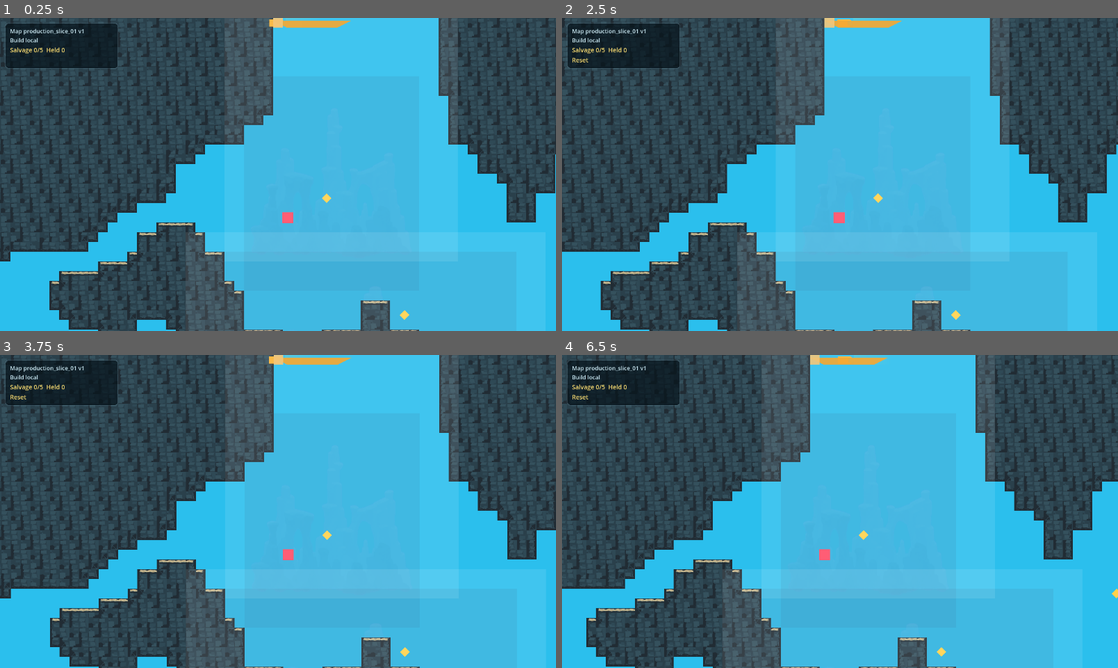
Above: before the commit, frames 1-4 (two rows, left to right).
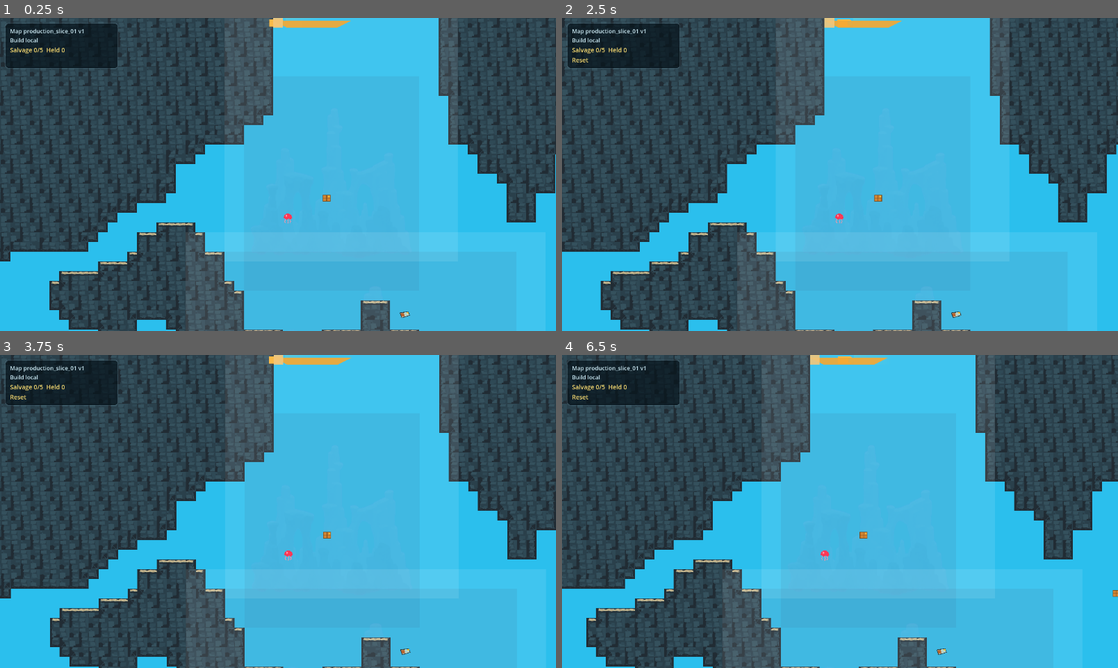
Above: after the commit, the same moments.

Repository: joeypshell/oceangame2
Game: Godot game, scene res://scenes/main/Main.tscn
Same seed, same stepped clock (60 frames per second), same inputs: the game is played once before the commit and once after it.
Inputs:
- Up to frame 1 (0.25 s): no input
- Up to frame 2 (2.5 s): tap Enter at 0.5 s; hold Right (ui_right) 0.53-1.28 s; tap R at 0.6, 1.35, 2.1 s; hold Down (ui_down) 1.28-2.03 s; hold Right (ui_right) from 2.03 s (still down)
- Up to frame 3 (3.75 s): release Right (ui_right) at 2.78 s; hold Up (ui_up) 2.78-3.53 s; tap R at 2.85, 3.6 s; tap Space at 3.5 s; hold Left (ui_left) from 3.53 s (still down)
- Up to frame 4 (6.5 s): tap R at 4.35, 5.1, 5.85 s; release Left (ui_left) at 5.03 s; hold Down (ui_down) 5.03-5.78 s; hold Right (ui_right) from 5.78 s (still down)

The runs differ from the first frame. In frame 1, 0.1% of the frame differs, in the area x 50-74%, y 56-97%; in frame 2, 0.1%; in frame 3, 0.1%; in frame 4, 0.2%, in the area x 46-100%, y 56-97%.

Commit message:
Add readable salvage and hazard props

Diff:
--- a/scripts/world/greybox_world.gd
+++ b/scripts/world/greybox_world.gd
@@ -8,7 +8,11 @@
 const COLOR_BACKGROUND := Color(0.08, 0.39, 0.58, 0.18)
 const COLOR_MARKER := Color(1.0, 1.0, 1.0, 0.10)
 const COLOR_SALVAGE := Color(1.0, 0.80, 0.22, 1.0)
+const COLOR_SALVAGE_DARK := Color(0.48, 0.30, 0.11, 1.0)
+const COLOR_SALVAGE_METAL := Color(0.72, 0.83, 0.78, 1.0)
 const COLOR_HAZARD := Color(1.0, 0.22, 0.34, 1.0)
+const COLOR_HAZARD_DARK := Color(0.40, 0.04, 0.10, 1.0)
+const COLOR_HAZARD_LIGHT := Color(1.0, 0.58, 0.66, 1.0)
 const SOURCE_LAYER_ALPHA := 0.08
 const BACKGROUND_ART_ALPHA := 0.26
 
@@ -551,10 +555,18 @@
 		elif entity_type == "salvage":
 			_salvage_entities.append(entity)
 			var salvage_id := str(entity.get("id", "Salvage"))
-			_salvage_nodes_by_id[salvage_id] = _add_diamond(salvage_id, center, COLOR_SALVAGE, 16.0)
+			var salvage_node := _add_salvage_prop(salvage_id, center, str(entity.get("kind", "crate")))
+			_salvage_nodes_by_id[salvage_id] = salvage_node
+			if show_debug_overlay:
+				var debug_marker := _add_local_polygon(salvage_node, "DebugDiamond", _diamond_points(16.0), Color(1.0, 0.80, 0.22, 0.35))
+				debug_marker.z_index = 20
 		elif entity_type == "hazard":
 			_hazard_entities.append(entity)
-			_add_marker(entity.get("id", "Hazard"), center, COLOR_HAZARD, 18.0)
+			var hazard_id := str(entity.get("id", "Hazard"))
+			var hazard_node := _add_hazard_prop(hazard_id, center, str(entity.get("kind", "mine")))
+			if show_debug_overlay:
+				var debug_marker := _add_local_polygon(hazard_node, "DebugMarker", _rect_points(Vector2(18, 18)), Color(1.0, 0.22, 0.34, 0.35))
+				debug_marker.z_index = 20
 
 
 func _has_entity_type(entities: Array, entity_type: String) -> bool:
@@ -685,6 +697,167 @@
 	return poly
 
 
+func _add_salvage_prop(marker_name: String, center: Vector2, kind: String) -> Node2D:
+	var root := Node2D.new()
+	root.name = marker_name
+	root.position = center
+	root.z_index = 8
+	_marker_root.add_child(root)
+
+	match kind:
+		"wreck_fragment":
+			_add_wreck_fragment_prop(root)
+		"relic":
+			_add_relic_prop(root)
+		_:
+			_add_crate_prop(root)
+	return root
+
+
+func _add_crate_prop(root: Node2D) -> void:
+	_add_local_polygon(root, "CrateBody", _rect_points(Vector2(24, 20)), Color(0.82, 0.52, 0.20, 1.0))
+	_add_local_line(root, "CrateOutline", _closed_rect_points(Vector2(24, 20)), COLOR_SALVAGE_DARK, 2.0)
+	_add_local_line(root, "CrateBandHorizontal", PackedVector2Array([Vector2(-12, 0), Vector2(12, 0)]), COLOR_SALVAGE_DARK, 2.0)
+	_add_local_line(root, "CrateBandVertical", PackedVector2Array([Vector2(0, -10), Vector2(0, 10)]), COLOR_SALVAGE_DARK, 2.0)
+	_add_local_polygon(root, "CrateGlint", PackedVector2Array([Vector2(5, -8), Vector2(10, -8), Vector2(10, -4), Vector2(5, -4)]), COLOR_SALVAGE)
+
+
+func _add_wreck_fragment_prop(root: Node2D) -> void:
+	_add_local_polygon(root, "FragmentBody", PackedVector2Array([
+		Vector2(-15, -7),
+		Vector2(12, -11),
+		Vector2(17, 1),
+		Vector2(-9, 9),
+	]), COLOR_SALVAGE_METAL)
+	_add_local_polygon(root, "FragmentRust", PackedVector2Array([
+		Vector2(-13, -5),
+		Vector2(-2, -7),
+		Vector2(0, 3),
+		Vector2(-10, 6),
+	]), Color(0.73, 0.39, 0.17, 1.0))
+	_add_local_line(root, "FragmentEdge", PackedVector2Array([
+		Vector2(-15, -7),
+		Vector2(12, -11),
+		Vector2(17, 1),
+		Vector2(-9, 9),
+		Vector2(-15, -7),
+	]), Color(0.16, 0.23, 0.25, 1.0), 2.0)
+	_add_local_polygon(root, "FragmentGlint", PackedVector2Array([Vector2(7, -8), Vector2(13, -9), Vector2(14, -5), Vector2(8, -4)]), COLOR_SALVAGE)
+
+
+func _add_relic_prop(root: Node2D) -> void:
+	_add_local_polygon(root, "RelicGlow", _circle_points(13.0, 16), Color(0.24, 0.94, 0.90, 0.38))
+	_add_local_polygon(root, "RelicCore", _circle_points(8.0, 16), Color(0.10, 0.70, 0.72, 1.0))
+	_add_local_line(root, "RelicBand", PackedVector2Array([Vector2(-12, 4), Vector2(12, 4)]), COLOR_SALVAGE_DARK, 2.0)
+	_add_local_polygon(root, "RelicGold", PackedVector2Array([
+		Vector2(-7, -11),
+		Vector2(7, -11),
+		Vector2(9, -6),
+		Vector2(-9, -6),
+	]), COLOR_SALVAGE)
+
+
+func _add_hazard_prop(marker_name: String, center: Vector2, kind: String) -> Node2D:
+	var root := Node2D.new()
+	root.name = marker_name
+	root.position = center
+	root.z_index = 8
+	_marker_root.add_child(root)
+
+	match kind:
+		"jellyfish":
+			_add_jellyfish_prop(root)
+		_:
+			_add_mine_prop(root)
+	return root
+
+
+func _add_mine_prop(root: Node2D) -> void:
+	_add_local_polygon(root, "MineSpikes", _star_points(10.0, 18.0, 8), COLOR_HAZARD_DARK)
+	_add_local_polygon(root, "MineBody", _circle_points(11.0, 18), COLOR_HAZARD)
+	_add_local_polygon(root, "MineHighlight", _circle_points(4.0, 10, Vector2(-4, -4)), COLOR_HAZARD_LIGHT)
+
+
+func _add_jellyfish_prop(root: Node2D) -> void:
+	_add_local_polygon(root, "JellyBell", PackedVector2Array([
+		Vector2(-14, 1),
+		Vector2(-11, -8),
+		Vector2(-4, -13),
+		Vector2(5, -13),
+		Vector2(12, -8),
+		Vector2(15, 1),
+		Vector2(9, 7),
+		Vector2(3, 3),
+		Vector2(-3, 7),
+		Vector2(-9, 3),
+	]), COLOR_HAZARD)
+	_add_local_line(root, "JellyTentacleLeft", PackedVector2Array([Vector2(-7, 5), Vector2(-10, 13), Vector2(-7, 18)]), COLOR_HAZARD_LIGHT, 2.0)
+	_add_local_line(root, "JellyTentacleCenter", PackedVector2Array([Vector2(0, 5), Vector2(2, 13), Vector2(0, 20)]), COLOR_HAZARD_LIGHT, 2.0)
+	_add_local_line(root, "JellyTentacleRight", PackedVector2Array([Vector2(7, 5), Vector2(10, 13), Vector2(7, 18)]), COLOR_HAZARD_LIGHT, 2.0)
+	_add_local_polygon(root, "JellyHighlight", _circle_points(3.0, 8, Vector2(-4, -6)), COLOR_HAZARD_LIGHT)
+
+
+func _add_local_polygon(parent: Node2D, polygon_name: String, points: PackedVector2Array, color: Color) -> Polygon2D:
+	var poly := Polygon2D.new()
+	poly.name = polygon_name
+	poly.color = color
+	poly.polygon = points
+	parent.add_child(poly)
+	return poly
+
+
+func _add_local_line(parent: Node2D, line_name: String, points: PackedVector2Array, color: Color, width: float) -> Line2D:
+	var line := Line2D.new()
+	line.name = line_name
+	line.points = points
+	line.default_color = color
+	line.width = width
+	parent.add_child(line)
+	return line
+
+
+func _rect_points(size: Vector2) -> PackedVector2Array:
+	var half := size * 0.5
+	return PackedVector2Array([
+		Vector2(-half.x, -half.y),
+		Vector2(half.x, -half.y),
+		Vector2(half.x, half.y),
+		Vector2(-half.x, half.y),
+	])
+
+
+func _closed_rect_points(size: Vector2) -> PackedVector2Array:
+	var points := _rect_points(size)
+	points.append(points[0])
+	return points
+
+
+func _diamond_points(radius: float) -> PackedVector2Array:
+	return PackedVector2Array([
+		Vector2(0, -radius),
+		Vector2(radius, 0),
+		Vector2(0, radius),
+		Vector2(-radius, 0),
+	])
+
+
+func _circle_points(radius: float, steps: int, offset := Vector2.ZERO) -> PackedVector2Array:
+	var points := PackedVector2Array()
+	for index in range(steps):
+		var angle := TAU * float(index) / float(steps)
+		points.append(offset + Vector2(cos(angle), sin(angle)) * radius)
+	return points
+
+
+func _star_points(inner_radius: float, outer_radius: float, spikes: int) -> PackedVector2Array:
+	var points := PackedVector2Array()
+	for index in range(spikes * 2):
+		var radius := outer_radius if index % 2 == 0 else inner_radius
+		var angle := -PI * 0.5 + TAU * float(index) / float(spikes * 2)
+		points.append(Vector2(cos(angle), sin(angle)) * radius)
+	return points
+
+
 func _rect_center(item: Dictionary) -> Vector2:
 	return Vector2(
 		(float(item["x"]) + float(item["w"]) * 0.5) * tile_size,
Binary file changed: visual_captures/latest/production_slice_central_crossing.png
Binary file changed: visual_captures/latest/production_slice_entry_shaft.png
Binary file changed: visual_captures/latest/production_slice_lower_loop.png
Binary file changed: visual_captures/latest/production_slice_overview.png
Binary file changed: visual_captures/production_slice_01/production_slice_central_crossing.png
Binary file changed: visual_captures/production_slice_01/production_slice_entry_shaft.png
Binary file changed: visual_captures/production_slice_01/production_slice_lower_loop.png
Binary file changed: visual_captures/production_slice_01/production_slice_overview.png
Not shown, changed: docs/ART_BIBLE.md
Not shown, changed: docs/MAP_SPEC.md
Not shown, changed: docs/current/PROJECT_CONTEXT.md
